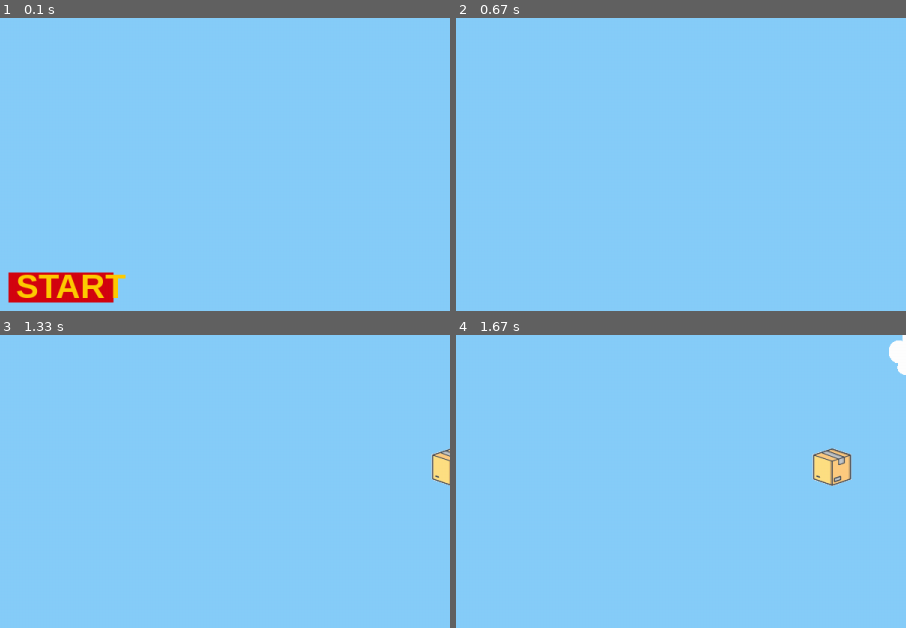
Above: before the commit, frames 1-4 (two rows, left to right).
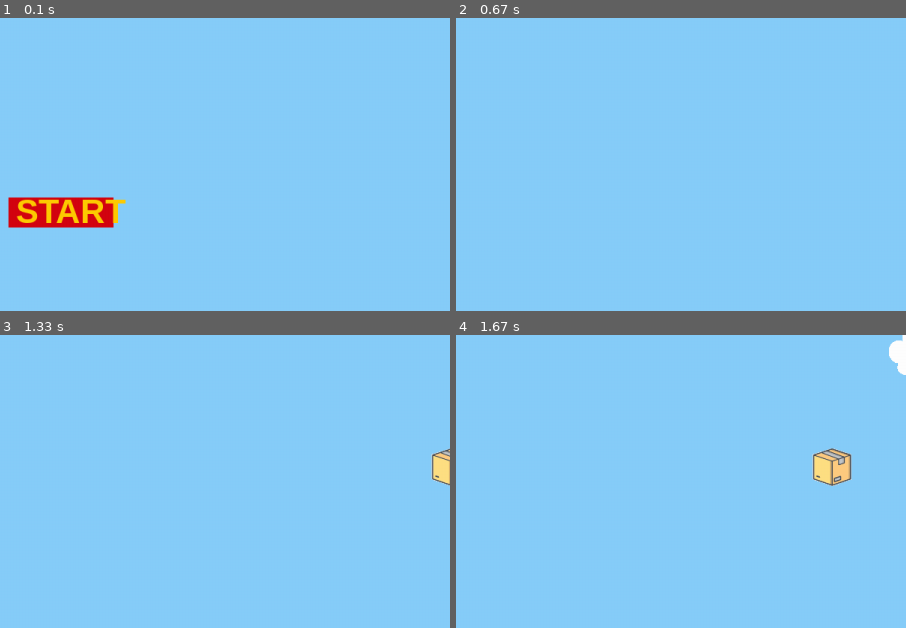
Above: after the commit, the same moments.

Repository: asandreev/Arduino
Game: pygame game, started from py_tut_with_images.py
Two runs of this game, one before a commit and one after it. Both use one fixed random seed, a clock stepped at 60 frames per second and the inputs below.
Inputs (mouse positions are % of the whole screen's width and height, from its top left):
- Up to frame 1 (0.1 s): no input
- Up to frame 2 (0.67 s): click "START" at 0.38 s
- Up to frame 3 (1.33 s): hold Up 0.67-1.13 s; move the mouse to (46, 56) at 0.7 s; hold Up from 1.17 s (still down)
- Up to frame 4 (1.67 s): release Up at 1.53 s; hold Up from 1.57 s (still down)
The pictures show only the part of the screen within x 45-95%, y 1-51%; the shares and areas given below are measured in that part.

The runs differ from the first frame. In frame 1, 5.2% of the frame differs, in the area x 1-28%, y 61-98%; in frame 2, nothing differs; in frame 3, nothing differs; in frame 4, nothing differs.

Commit message:
Speed and visualization

Diff:
--- a/py_tut_with_images.py
+++ b/py_tut_with_images.py
@@ -19,9 +19,6 @@
 from pygame.locals import (
     RLEACCEL,
     K_UP,
-    K_DOWN,
-    K_LEFT,
-    K_RIGHT,
     K_ESCAPE,
     KEYDOWN,
     QUIT,
@@ -83,7 +80,6 @@
                 self.seq.append(chr(c)) #convert from ANSII
             if chr(c) == '\n':
                 joined_seq = ''.join(str(v) for v in self.seq) #Make a string from array
-                print(joined_seq)
                 self.seq = []
                 return joined_seq
     def addPoint(self):
@@ -103,7 +99,7 @@
                 random.randint(0, SCREEN_HEIGHT),
             )
         )
-        self.speed = random.randint(2, 5)
+        self.speed = random.randint(1, 5)
 
     # Move the package based on speed
     # Remove it when it passes the left edge of the screen
@@ -175,7 +171,6 @@
             self.kill()
 
 
-
 # Setup for sounds, defaults are good
 pygame.mixer.init()
 
@@ -219,6 +214,7 @@
 # Variable to keep our main loop running
 running = True
 start = False
+endGame = False
 
 # defining a font
 smallfont = pygame.font.SysFont('Arial',45, True)
@@ -230,21 +226,24 @@
 # this font
 text = smallfont.render('START' , True , color_yellow)
 
+all_sprites = pygame.sprite.Group()
 
 def text_objects(text, font):
         textSurface = font.render(text, True, color_yellow)
         return textSurface, textSurface.get_rect()
 
-def message_display(text):
+def message_display(text, high, width):
         largeText = pygame.font.Font('freesansbold.ttf',25)
         TextSurf, TextRect = text_objects("Points: " + text, largeText)
-        TextRect.center = ((80),(20))
+        TextRect.center = ((high),(width))
         screen.blit(TextSurf, TextRect)
         pygame.display.update()
 
 def start_game():
     global start
     start = True
+    global endGame
+    endGame = False
     # Create our 'player'
     global player
     player = Player()
@@ -258,8 +257,7 @@
     bombs = pygame.sprite.Group()
     global clouds
     clouds = pygame.sprite.Group()
-    global explosion
-    explosion = pygame.sprite.Group()
+    global explosions
     global all_sprites
     all_sprites = pygame.sprite.Group()
     all_sprites.add(player)
@@ -270,19 +268,23 @@
     if not start:
         screen.fill((135, 206, 250))
         # Flip everything to the display
+        for entity in all_sprites:
+            screen.blit(entity.surf, entity.rect)
+        if endGame:
+            message_display(str(player.points), 610, 232)
 
         # if mouse is hovered on a button it
         # changes to lighter shade
         mouse = pygame.mouse.get_pos()
-        if 550 <= mouse[0] <= 670 and 350 <= mouse[1] <= 450:
-            pygame.draw.rect(screen,color_yellow,[550,350,140,40])
+        if 550 <= mouse[0] <= 670 and 250 <= mouse[1] <= 350:
+            pygame.draw.rect(screen,color_yellow,[550,250,140,40])
             text = smallfont.render('START' , True , color_red)
         else:
-            pygame.draw.rect(screen,color_red,[550,350,140,40])
+            pygame.draw.rect(screen,color_red,[550,250,140,40])
             text = smallfont.render('START' , True , color_yellow)
 
         # superimposing the text onto our button
-        screen.blit(text , (560,343))
+        screen.blit(text , (560,243))
 
         pygame.display.flip()
         for ev in pygame.event.get():
@@ -297,9 +299,8 @@
                 mouse = pygame.mouse.get_pos()
                 #if the mouse is clicked on the
                 # button the game is terminated
-                if 550 <= mouse[0] <= 670 and 350 <= mouse[1] <= 450:
+                if 550 <= mouse[0] <= 670 and 250 <= mouse[1] <= 350:
                     start_game()
-                    print(start)
     else:
         noise = player.getNoise()
         # Look at every event in the queue
@@ -351,7 +352,7 @@
         for entity in all_sprites:
             screen.blit(entity.surf, entity.rect)
 
-        message_display(str(player.points))
+        message_display(str(player.points), 80, 20)
 
         # Check if any enemies have collided with the player
         package = pygame.sprite.spritecollideany(player, enemies)
@@ -362,23 +363,20 @@
 
         bomb = pygame.sprite.spritecollideany(player, bombs)
         if bomb:
-        # If so, remove the player
-
-
+            # If so, remove the player
             # Stop any moving sounds and play the collision sound
             move_up_sound.stop()
             move_down_sound.stop()
             collision_sound.play()
             bomb.kill()
             player.kill()
-            #noise = 0
-            new_explosion = Explosion()
-
-            explosion.add(new_explosion)
-            all_sprites.add(new_explosion)
+            explosion = Explosion()
+            explosion.update()
+            all_sprites.add(explosion)
 
             # Stop the loop
             start = False
+            endGame = True
             # Flip everything to the display
             pygame.display.flip()
 
